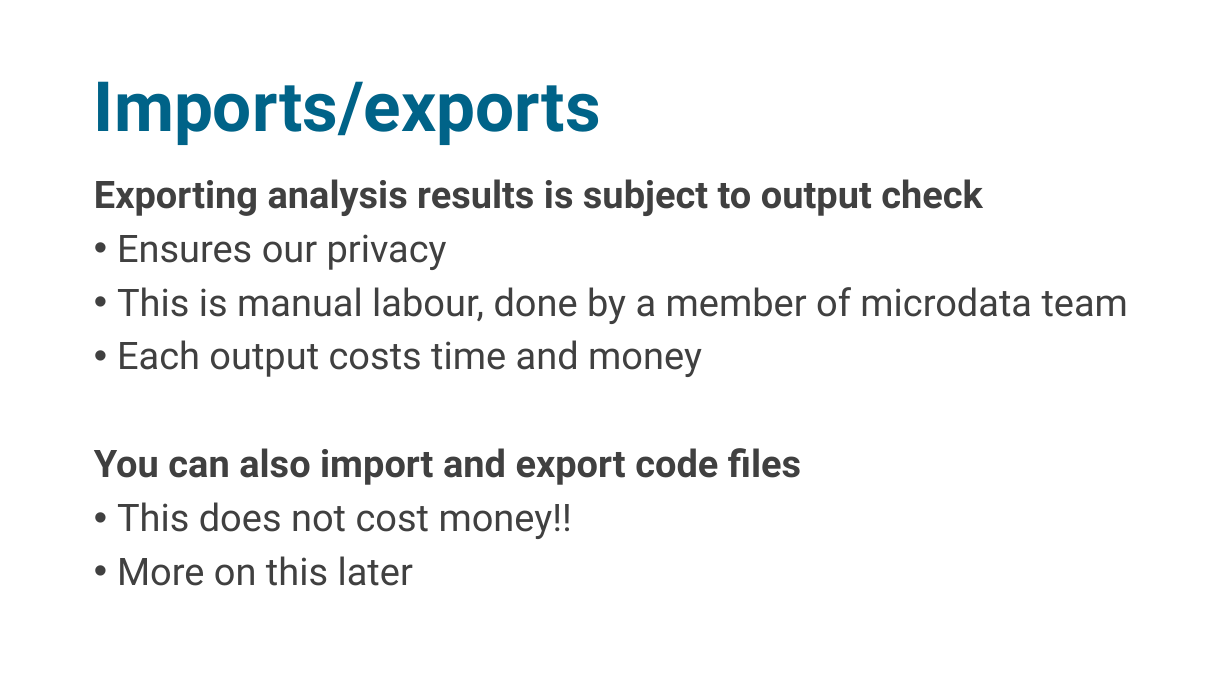
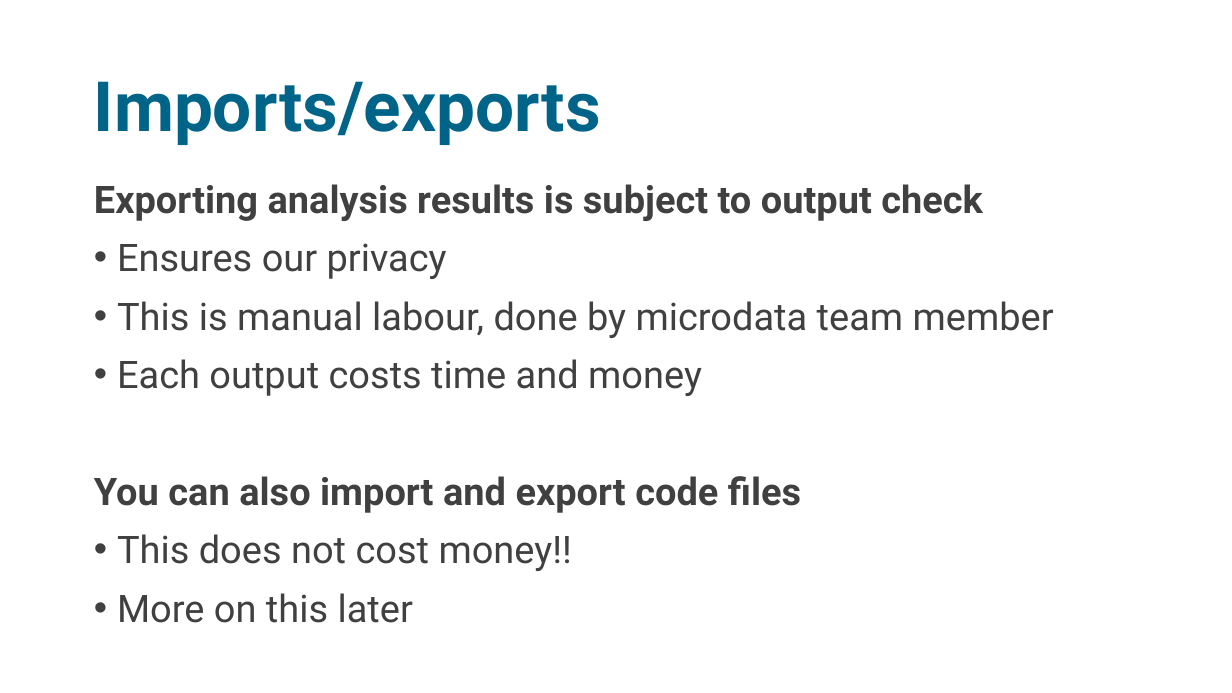
Before and after one commit to sodascience/workshop_efficient_microdata, a slide deck: slide 9 of efficient_microdata.pptx (slide 8 before the commit). Drawn at 1232x693 pixels with LibreOffice and Linux fonts; fonts in the diff are those of the drawing. Boxes give left, top, right and bottom in pixels: in the first picture for what was removed or moved away, otherwise in the second. Text is boxed around its words. In the diff, an @@ line names an element or a change of style, - is before the commit and + after.

```diff
--- a/efficient_microdata.pptx
+++ b/efficient_microdata.pptx
@@ text at <box>94,184,983,623</box>: line spacing 0.9 to 1 @@
@@ text at <box>117,301,1054,338</box>: text changed @@
-• This is manual labour, done by a member of microdata team
+• This is manual labour, done by microdata team member
```
Also in this commit, not shown: 10 other slides changed, 8 slides added, 10 slides removed, 4 other files.
